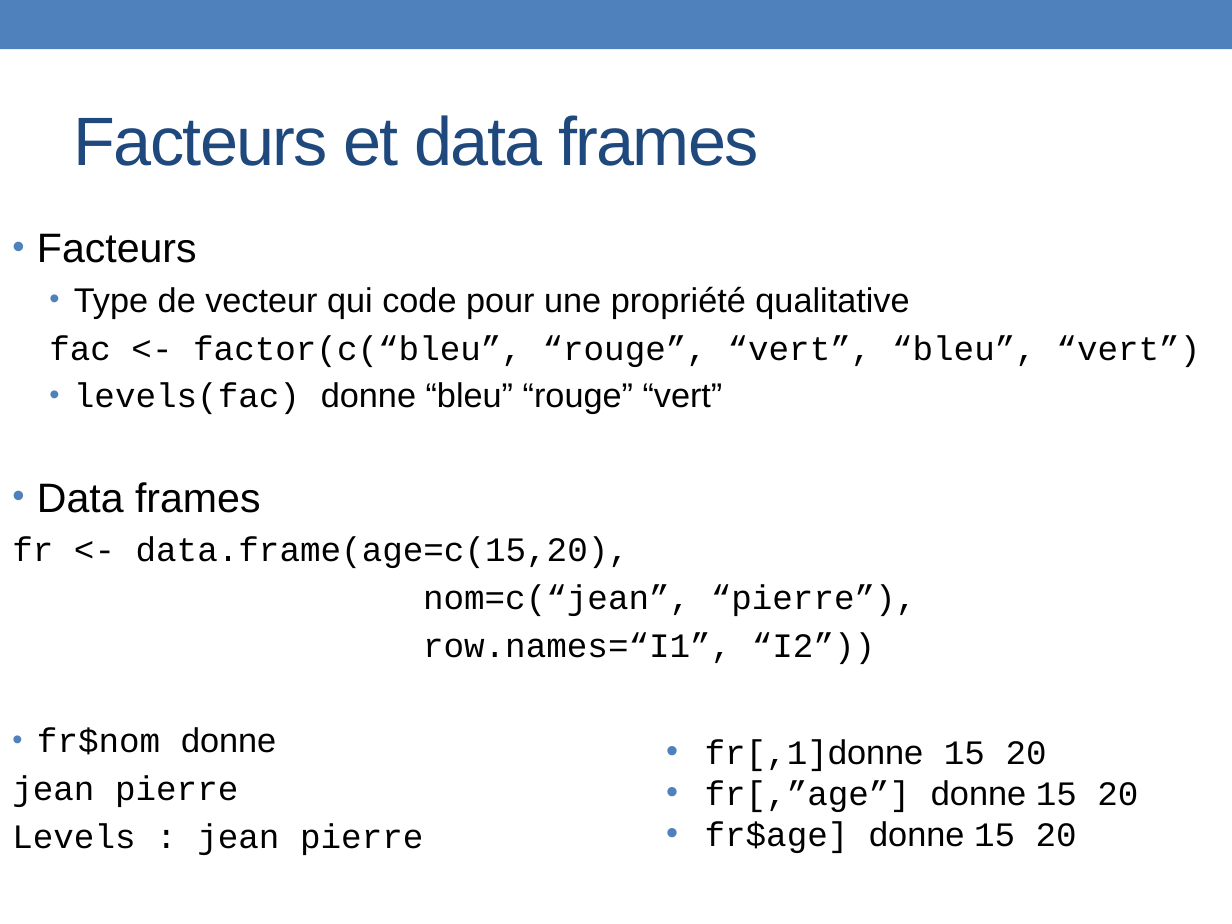
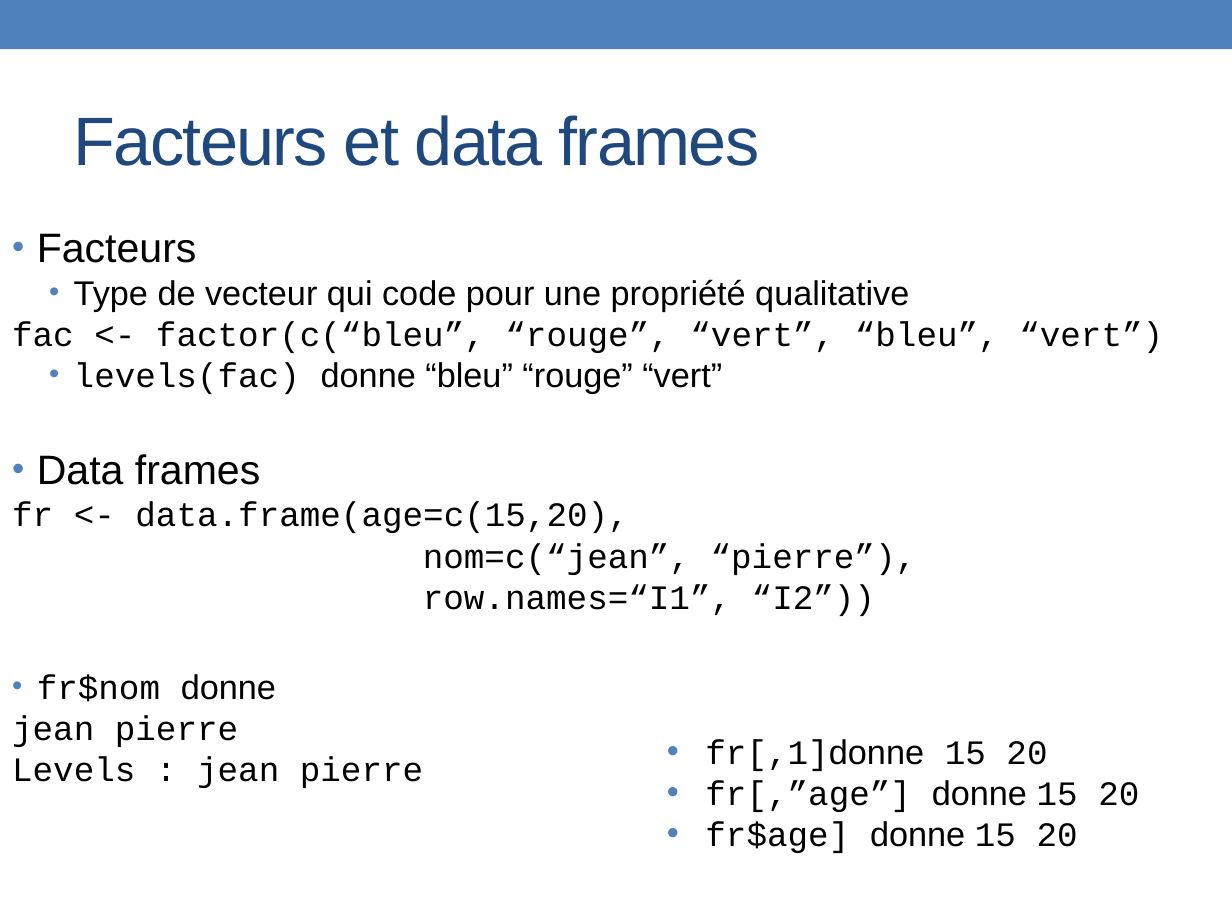
Before and after one commit to PF-BB/CentraleSupelec-R-genomics, a slide deck: slide 6 of gh-pages/html/_downloads/TP2_2061124.pptx. Drawn at 1232x924 pixels with LibreOffice and Linux fonts; fonts in the diff are those of the drawing. Boxes give left, top, right and bottom in pixels: in the first picture for what was removed or moved away, otherwise in the second. Text is boxed around its words. In the diff, an @@ line names an element or a change of style, - is before the commit and + after.

```diff
--- a/gh-pages/html/_downloads/TP2_2061124.pptx
+++ b/gh-pages/html/_downloads/TP2_2061124.pptx
@@ text "Facteurs" at [12,233,1163,788]: less space between paragraphs; list level 2 to 1 in "fac <- factor(c(“bleu”, “rouge”, “vert”, ..." @@
```
Also in this commit, not shown: 15 other slides changed, 2 slides added, 5 slides removed, 6 other files.
